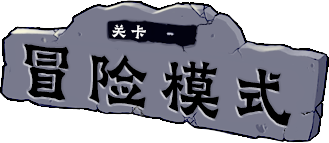
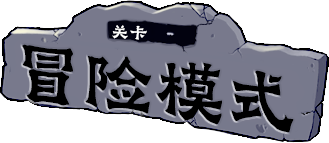
Revision of a layered 329×143 image; what changed, layer by layer:
renamed "GraveBustedStoneLishuSc.ttf｜默认" to "项目字体｜关卡", painted on it over bbox(112, 24, 147, 40)
renamed "GraveBustedStoneLishuSc.ttf｜默认" to "项目字体｜冒险模式", painted on it over bbox(22, 44, 294, 133)
